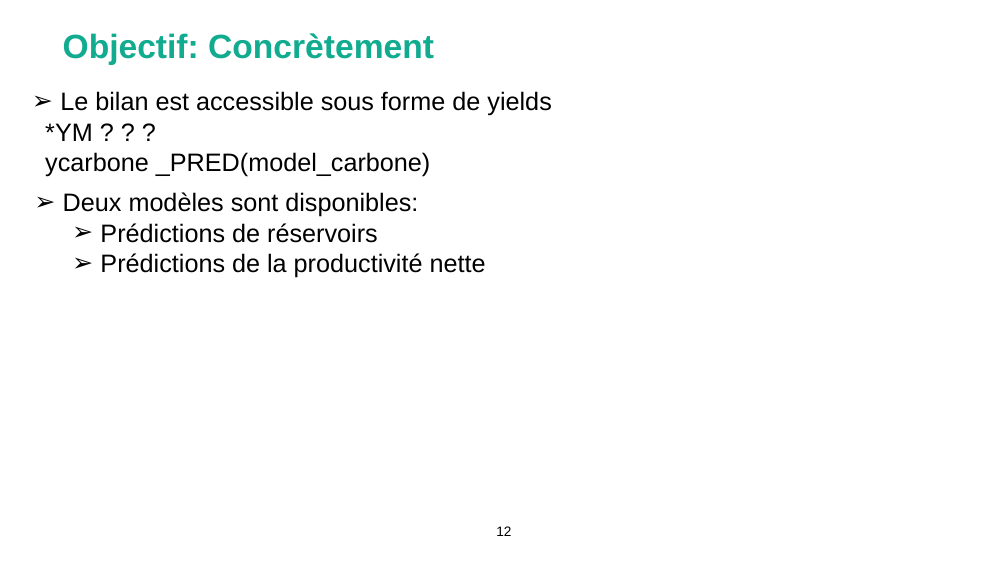
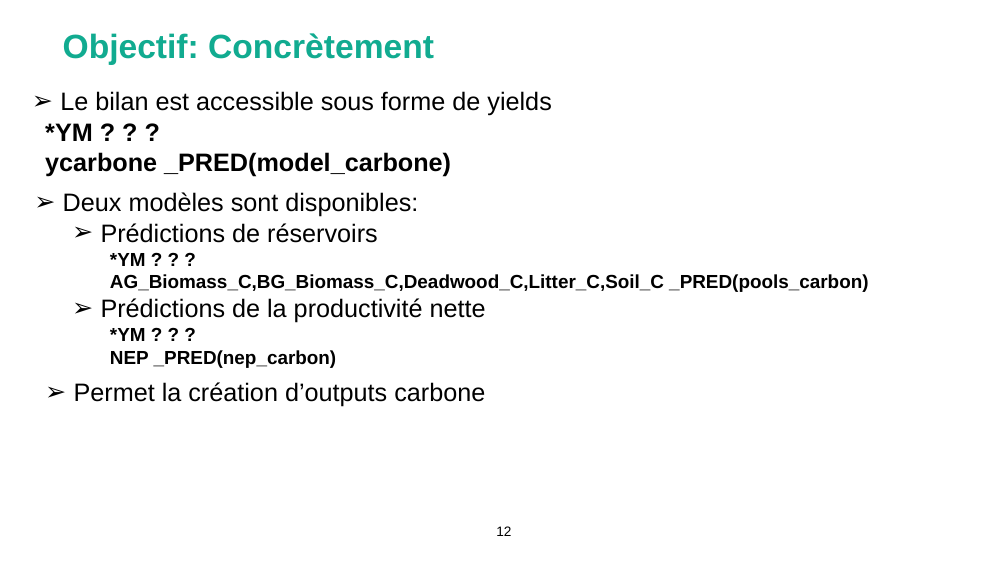
Before and after one commit to Bureau-du-Forestier-en-chef/FMT, a slide deck: slide 12 of Documentation/FORAC_carbone.pptx. Drawn at 1008x567 pixels with LibreOffice and Linux fonts; fonts in the diff are those of the drawing; background and template pictures are left out. Boxes give left, top, right and bottom in pixels: in the first picture for what was removed or moved away, otherwise in the second. Text is boxed around its words. In the diff, an @@ line names an element or a change of style, - is before the commit and + after.

Commit message:
More powerpoint for carbon

```diff
--- a/Documentation/FORAC_carbone.pptx
+++ b/Documentation/FORAC_carbone.pptx
@@ text "*YM ? ? ?" at (45,123,451,177): bold on @@
@@ text at (110,253,868,292): paragraphs added @@
+      *YM ? ? ?
+      AG_Biomass_C,BG_Biomass_C,Deadwood_C,Litter_C,Soil_C _PRED(pools_carbon)
@@ text at (110,328,337,368): paragraphs added @@
+      *YM ? ? ?
+      NEP _PRED(nep_carbon)
@@ text added at (74,382,485,407), 24 pt, text #000000 @@
+  ➢ Permet la création d’outputs carbone
```
Also in this commit, not shown: 2 other slides changed, 3 slides added.
